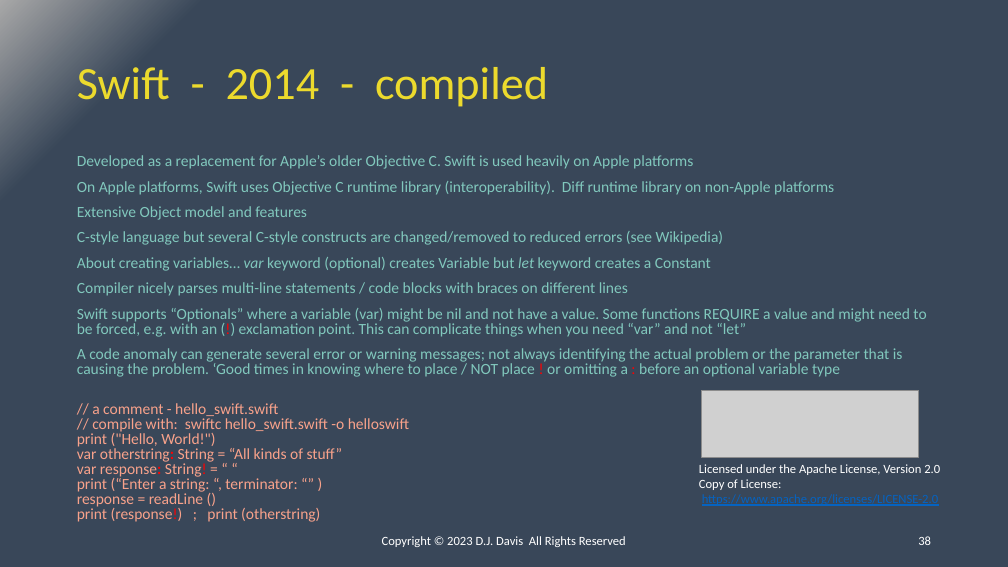
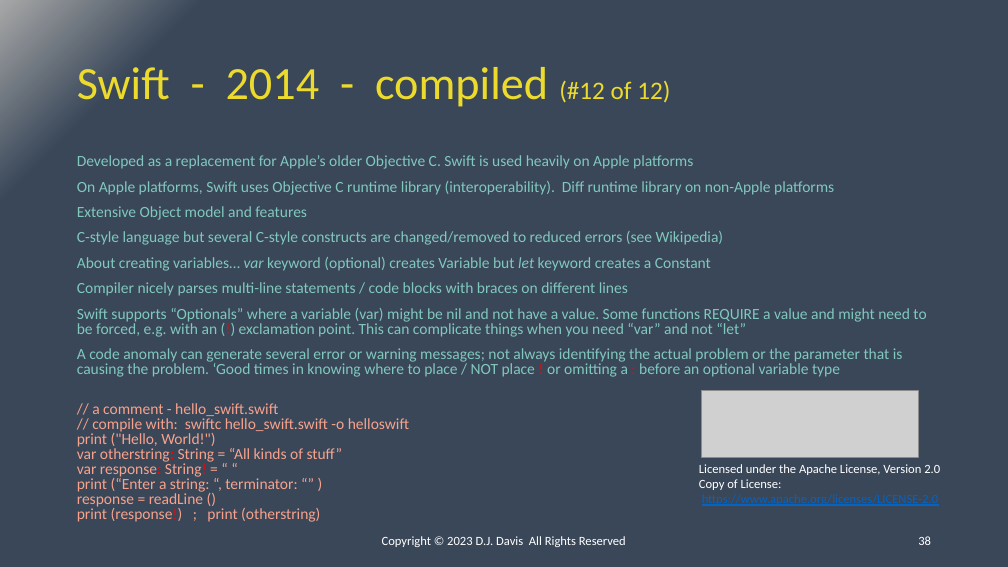
Before and after one commit to ipv3/DC31-BIC, a slide deck: slide 38 of Presentation.pptx. Drawn at 1008x567 pixels with LibreOffice and Linux fonts; fonts in the diff are those of the drawing; grey boxes stand for pictures. Boxes give left, top, right and bottom in pixels: in the first picture for what was removed or moved away, otherwise in the second. Text is boxed around its words. In the diff, an @@ line names an element or a change of style, - is before the commit and + after.

```diff
--- a/Presentation.pptx
+++ b/Presentation.pptx
@@ title at [77,67,670,107]: text changed @@
-Swift - 2014 - compiled
+Swift - 2014 - compiled (#12 of 12)
```
Also in this commit, not shown: 11 other slides changed, 1 other file.
